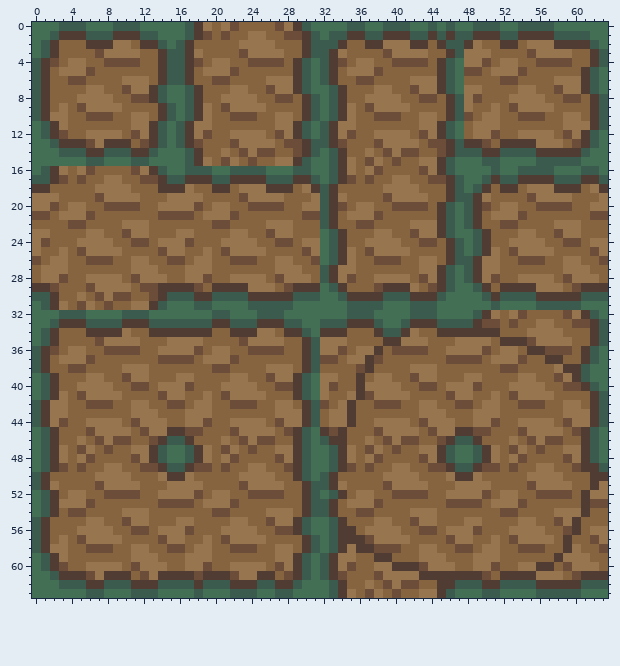
Two versions of one pixel-art file, assets/tilesets/surface/path_tiles.aseprite. The picture above was drawn from the file before the commit.
64x64 pixels, 1 frame.
After:
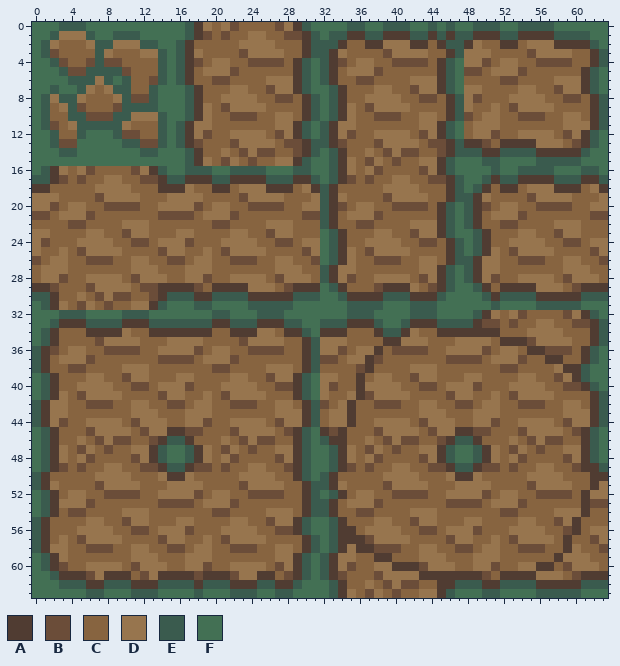
Palette (. is transparent): A #503c32  B #6b4d39  C #876440  D #97754e  E #3a5b4e  F #437054
Commit: Better isolated tile
What changed:
Changed rows in their new state; - is an unchanged pixel.
first column x 0:
 0 ---------FFF----
 1 ---DDD-FFEEEFF--
 2 --D---DEE--DEEF-
 3 --B----E-CCCDDEF
 4 FFEBCCBE--CC--EF
 5 FFFEBBEEEEB---EF
 6 FFFFEEEDEFECCBEF
 7 FFEFFE-CDEECCEF-
 8 FEDEE-CCCDE--EF-
 9 FE--E-CCCBEEEEFF
10 FECCEE---EE--DEF
11 --BCDEEEEEDCCC--
12 -FEC-EFFFEB-CC--
13 ---BBFFFFFEE-B--
14 -----FFFFFFFE---
15 ------FF---FF---
